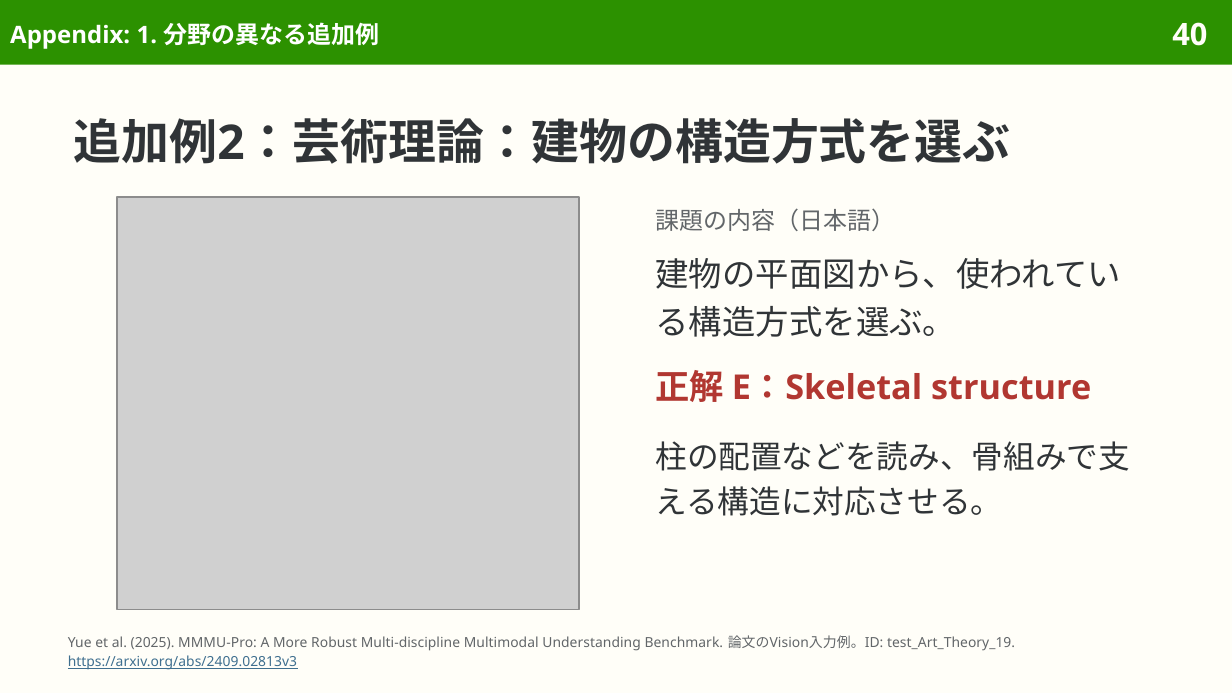
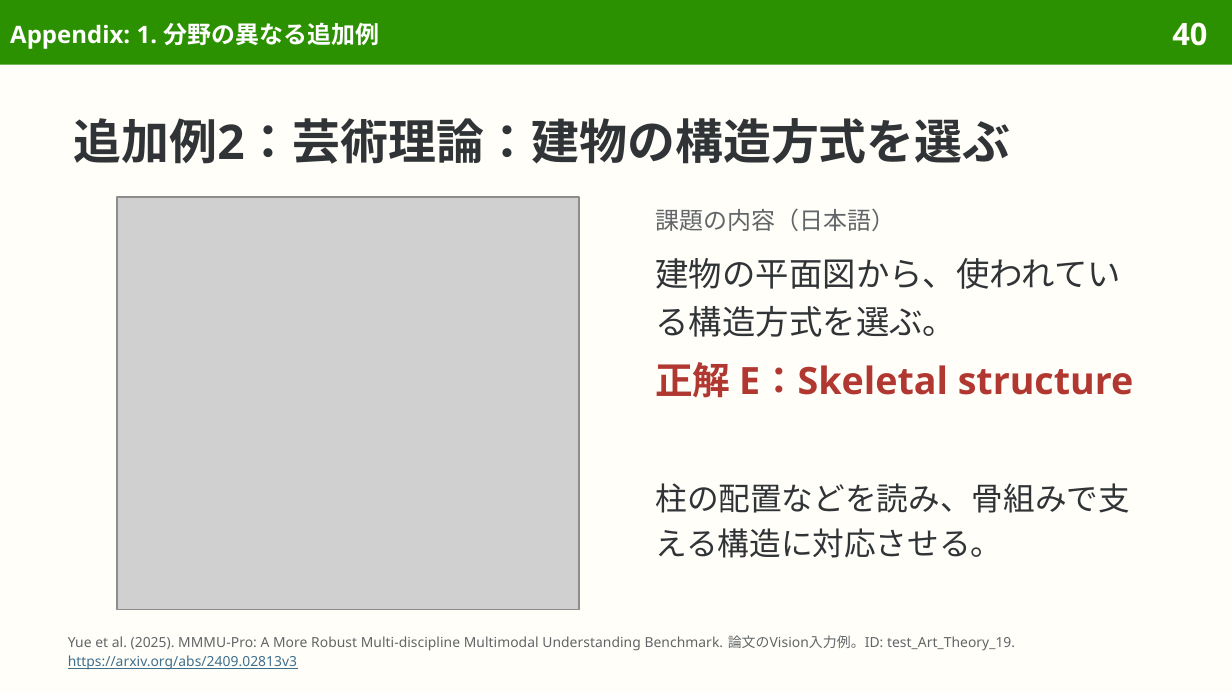
Before and after one commit to sasakiy84/datasets-in-10-minutes, a slide deck: slide 40 of slides/datasets-in-10-minutes-mmmu-pro.pptx. Drawn at 1232x693 pixels with LibreOffice and Linux fonts; fonts in the diff are those of the drawing; grey boxes stand for pictures. Boxes give left, top, right and bottom in pixels: in the first picture for what was removed or moved away, otherwise in the second. Text is boxed around its words. In the diff, an @@ line names an element or a change of style, - is before the commit and + after.

```diff
--- a/slides/datasets-in-10-minutes-mmmu-pro.pptx
+++ b/slides/datasets-in-10-minutes-mmmu-pro.pptx
@@ text "正解 E：Skeletal structure" at [655, 362, 1134, 398]: size 20 to 22 pt; line spacing 1.2 to 26.4pt @@
@@ text "柱の配置などを読み、骨組みで支える構造に対応させる。": place and size @@
-text "柱の配置などを読み、骨組みで支える構造に対応させる。" at [655, 441, 1130, 516]
+text "柱の配置などを読み、骨組みで支える構造に対応させる。" at [655, 483, 1130, 558]
```
Also in this commit, not shown: 12 other slides changed, 5 other files.
